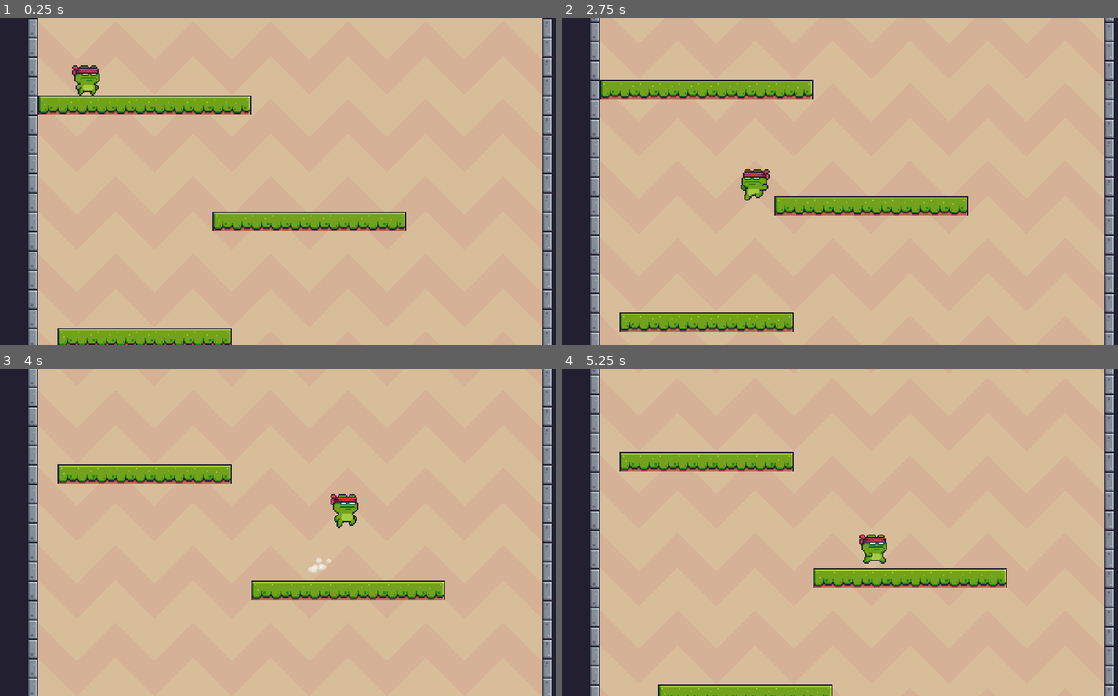
Above: before the commit, frames 1-4 (two rows, left to right).
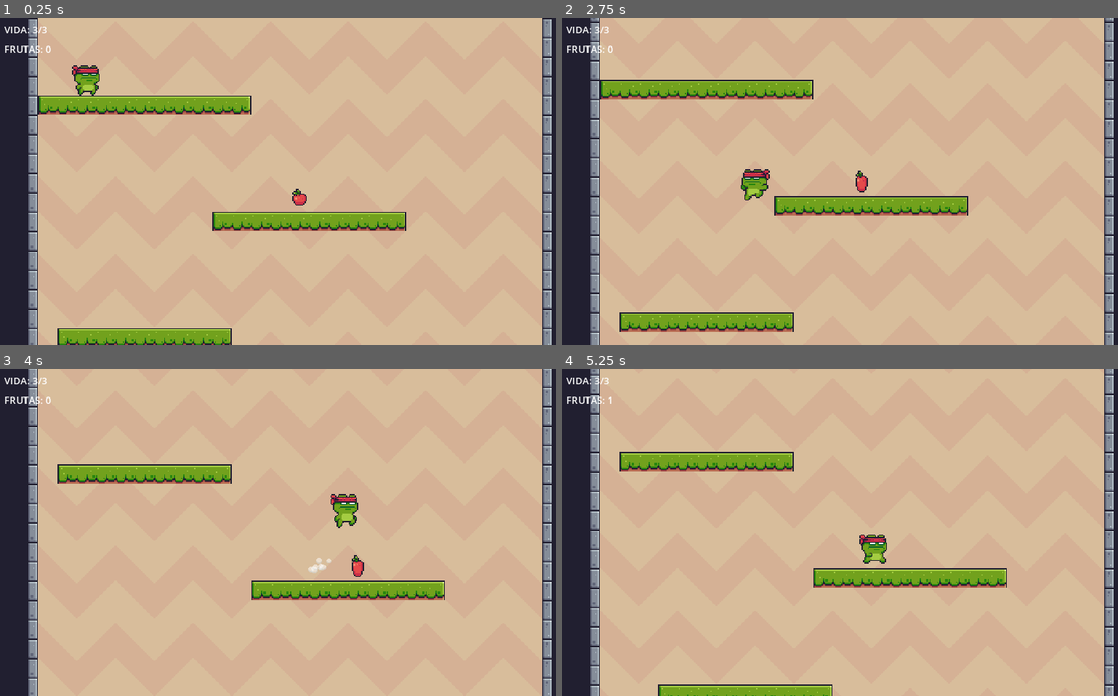
Above: after the commit, the same moments.

Repository: maiacostavera/primerparcialgodot
Game: Godot game, scene res://levels/level_1.tscn
Two runs of this game, one before a commit and one after it. Both use one fixed random seed, a clock stepped at 60 frames per second and the inputs below.
Inputs:
- Up to frame 1 (0.25 s): no input
- Up to frame 2 (2.75 s): hold D (move_right) 0.53-2.03 s; tap Space (jump) at 0.77, 1.52 s; hold A (move_left) from 2.03 s (still down)
- Up to frame 3 (4 s): release A (move_left) at 2.78 s; hold D (move_right) from 2.78 s (still down); tap Space (jump) at 3.02, 3.77 s
- Up to frame 4 (5.25 s): release D (move_right) at 4.28 s; hold A (move_left) 4.28-5.03 s; tap Space (jump) at 4.52 s; hold D (move_right) from 5.03 s (still down)

The runs differ from the first frame. In frame 1, 0.3% of the frame differs, in the area x 0-56%, y 2-58%; in frame 2, 0.3%, in the area x 0-56%, y 2-54%; in frame 3, 0.3%; in frame 4, 0.2%.

Commit message:
cargando actualizacion

Diff:
--- a/levels/level_1.tscn
+++ b/levels/level_1.tscn
@@ -1,8 +1,10 @@
-[gd_scene load_steps=4 format=4]
+[gd_scene load_steps=6 format=4]
 
 [ext_resource type="Texture2D" path="res://assets/background/Brown.png" id="1_qberl"]
 [ext_resource type="TileSet" path="res://levels/tileset.tres" id="2_bjoo1"]
 [ext_resource type="PackedScene" path="res://player/player.tscn" id="3_dgqab"]
+[ext_resource type="PackedScene" path="res://pickups/coin.tscn" id="4_coin"]
+[ext_resource type="PackedScene" path="res://ui/hud.tscn" id="5_hud"]
 
 [node name="Level1" type="Node2D"]
 
@@ -20,5 +22,22 @@
 
 [node name="Entities" type="Node2D" parent="."]
 
+[node name="Coin1" parent="Entities" instance=ExtResource("4_coin")]
+position = Vector2(248, 150)
+
+[node name="Coin2" parent="Entities" instance=ExtResource("4_coin")]
+position = Vector2(296, 342)
+
+[node name="Coin3" parent="Entities" instance=ExtResource("4_coin")]
+position = Vector2(360, 534)
+
+[node name="Coin4" parent="Entities" instance=ExtResource("4_coin")]
+position = Vector2(136, 822)
+
+[node name="Coin5" parent="Entities" instance=ExtResource("4_coin")]
+position = Vector2(296, 1110)
+
 [node name="Player" parent="." instance=ExtResource("3_dgqab")]
 position = Vector2(72, 48)
+
+[node name="HUD" parent="." instance=ExtResource("5_hud")]
--- /dev/null
+++ b/pickups/coin.gd
@@ -0,0 +1,38 @@
+extends Area2D
+## Fruta que se junta. El dibujo es una tira de cuadros, así que lo animamos a mano.
+
+const FRAMES_PER_SECOND: float = 15.0
+
+@onready var sprite: Sprite2D = $Sprite
+@onready var collision: CollisionShape2D = $CollisionShape2D
+@onready var sound: AudioStreamPlayer = $Sound
+@onready var particles: CPUParticles2D = $Particles
+
+var _time: float = 0.0
+var _taken: bool = false
+
+
+func _ready() -> void:
+	body_entered.connect(_on_body_entered)
+
+
+func _process(delta: float) -> void:
+	if _taken:
+		return
+	_time += delta
+	if sprite.hframes > 1:
+		sprite.frame = int(_time * FRAMES_PER_SECOND) % sprite.hframes
+
+
+func _on_body_entered(body: Node2D) -> void:
+	if _taken or not body.is_in_group("player"):
+		return
+	_taken = true
+	GameState.add_coin(1)
+	# la escondemos y la borramos un rato después, si no no se llega a escuchar el sonido
+	sprite.visible = false
+	collision.set_deferred("disabled", true)
+	particles.emitting = true
+	sound.play()
+	await get_tree().create_timer(0.6).timeout
+	queue_free()
--- /dev/null
+++ b/pickups/coin.tscn
@@ -0,0 +1,41 @@
+[gd_scene load_steps=6 format=3]
+
+[ext_resource type="Script" path="res://pickups/coin.gd" id="1_cm2rd"]
+[ext_resource type="Texture2D" path="res://assets/items/Apple.png" id="2_jcn2f"]
+[ext_resource type="AudioStream" path="res://assets/sfx/sfx_coin.ogg" id="3_7yrcf"]
+[ext_resource type="Texture2D" path="res://assets/fx/Dust Particle.png" id="4_l63rt"]
+
+[sub_resource type="CircleShape2D" id="CircleShape2D_5dyqq"]
+radius = 5.0
+
+[node name="Coin" type="Area2D" groups=["coins"]]
+collision_layer = 0
+collision_mask = 2
+script = ExtResource("1_cm2rd")
+
+[node name="Sprite" type="Sprite2D" parent="."]
+texture = ExtResource("2_jcn2f")
+hframes = 17
+
+[node name="CollisionShape2D" type="CollisionShape2D" parent="."]
+shape = SubResource("CircleShape2D_5dyqq")
+
+[node name="Sound" type="AudioStreamPlayer" parent="."]
+stream = ExtResource("3_7yrcf")
+volume_db = -4.0
+
+[node name="Particles" type="CPUParticles2D" parent="."]
+emitting = false
+amount = 10
+lifetime = 0.5
+one_shot = true
+explosiveness = 1.0
+texture = ExtResource("4_l63rt")
+direction = Vector2(0, -1)
+spread = 180.0
+gravity = Vector2(0, 120)
+initial_velocity_min = 30.0
+initial_velocity_max = 70.0
+scale_amount_min = 0.2
+scale_amount_max = 0.5
+color = Color(1, 0.85, 0.3, 1)
--- /dev/null
+++ b/ui/hud.gd
@@ -0,0 +1,21 @@
+extends CanvasLayer
+## El HUD se entera de todo por las señales de Events. La única vez que le pregunta
+## algo a GameState es al arrancar, para no empezar con los Labels vacíos.
+
+@onready var health_label: Label = $Margin/Rows/HealthLabel
+@onready var coin_label: Label = $Margin/Rows/CoinLabel
+
+
+func _ready() -> void:
+	Events.health_changed.connect(_on_health_changed)
+	Events.coins_changed.connect(_on_coins_changed)
+	_on_health_changed(GameState.health, GameState.max_health)
+	_on_coins_changed(GameState.coins)
+
+
+func _on_health_changed(current: int, maximum: int) -> void:
+	health_label.text = "VIDA: %d/%d" % [current, maximum]
+
+
+func _on_coins_changed(total: int) -> void:
+	coin_label.text = "FRUTAS: %d" % total
--- /dev/null
+++ b/ui/hud.tscn
@@ -0,0 +1,28 @@
+[gd_scene load_steps=2 format=3]
+
+[ext_resource type="Script" path="res://ui/hud.gd" id="1_nm744"]
+
+[node name="HUD" type="CanvasLayer"]
+script = ExtResource("1_nm744")
+
+[node name="Margin" type="MarginContainer" parent="."]
+anchors_preset = 15
+anchor_right = 1.0
+anchor_bottom = 1.0
+mouse_filter = 2
+theme_override_constants/margin_left = 4
+theme_override_constants/margin_top = 4
+
+[node name="Rows" type="VBoxContainer" parent="Margin"]
+layout_mode = 2
+size_flags_vertical = 0
+
+[node name="HealthLabel" type="Label" parent="Margin/Rows"]
+layout_mode = 2
+theme_override_font_sizes/font_size = 8
+text = "VIDA: 3/3"
+
+[node name="CoinLabel" type="Label" parent="Margin/Rows"]
+layout_mode = 2
+theme_override_font_sizes/font_size = 8
+text = "FRUTAS: 0"
